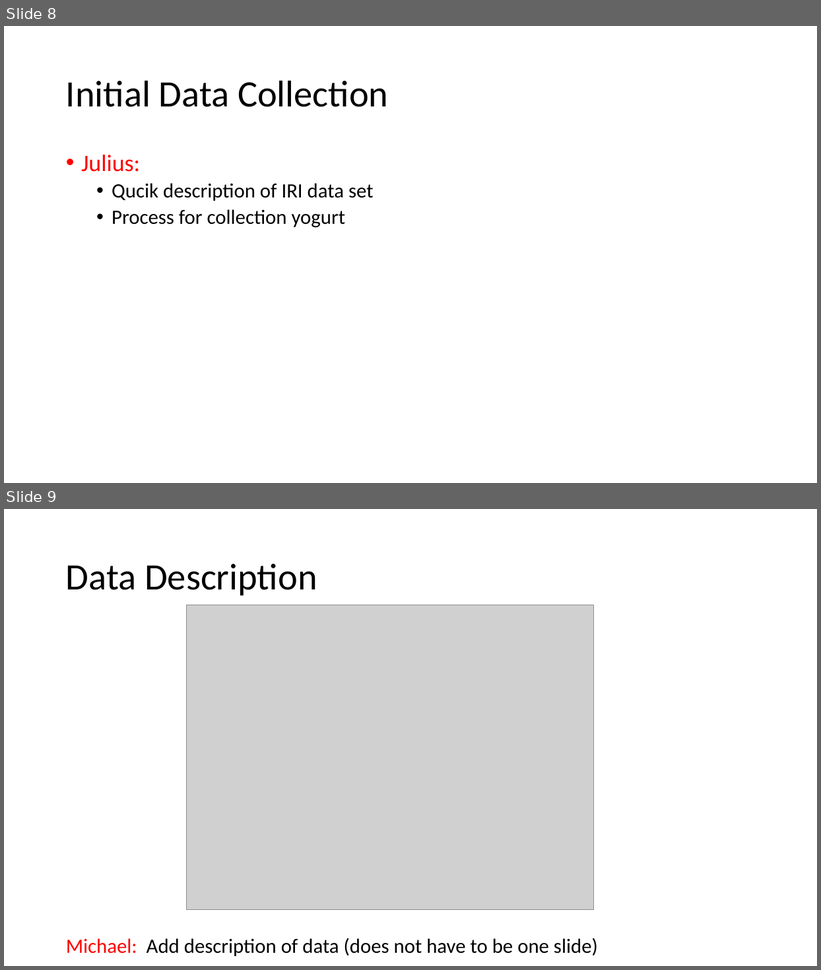
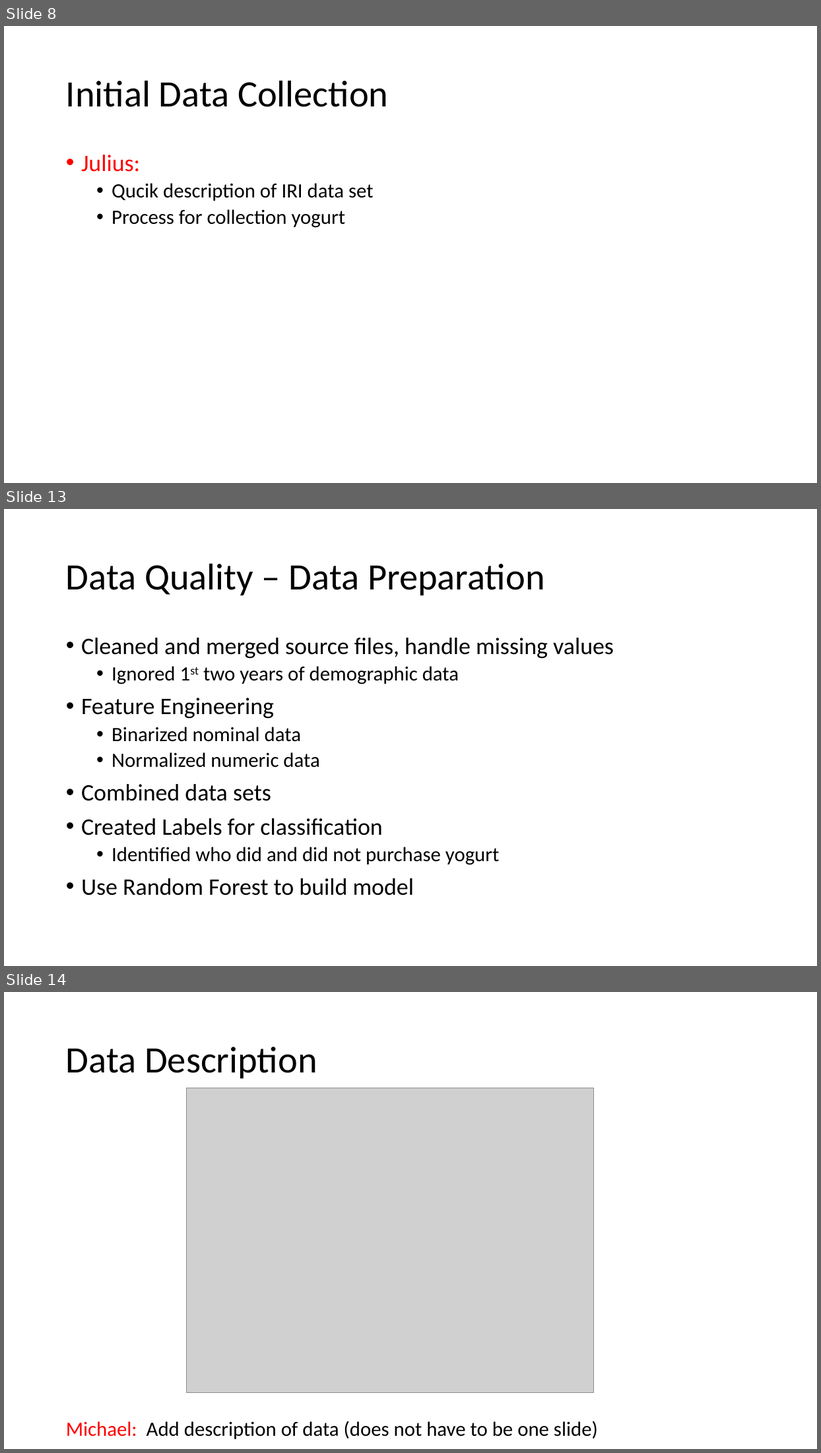
Before and after one commit to mGalarnyk/Machine_Learning_Froyo, a slide deck: Current_Powerpoint/Froyo_v2.pptx. Shown one above the other, each under a label of ours: slides 8 and 9 before the commit, slides 8, 13 and 14 after it; the slides between them are not shown. The pictures are 821x970 and 821x1453 pixels, drawn with LibreOffice and Linux fonts; fonts in the diff are those of the drawing; grey boxes stand for pictures. Boxes give left, top, right and bottom in pixels: in the first picture for what was removed or moved away, otherwise in the second. Text is boxed around its words. In the diff, an @@ line names an element or a change of style, - is before the commit and + after.

```diff
--- a/Current_Powerpoint/Froyo_v2.pptx
+++ b/Current_Powerpoint/Froyo_v2.pptx
@@ slide 13 added at bbox=[4, 509, 817, 966], background #FFFFFF @@
@@ title added at bbox=[66, 563, 545, 595], 44 pt, text #000000 @@
+Data Quality – Data Preparation
@@ text added at bbox=[81, 638, 614, 896], 28 pt, text #000000 @@
+• Cleaned and merged source files, handle missing values
+  • Ignored 1st two years of demographic data
+• Feature Engineering
+  • Binarized nominal data
+  • Normalized numeric data
+• Combined data sets
+• Created Labels for classification
+  • Identified who did and did not purchase yogurt
+• Use Random Forest to build model
@@ what was slide 9 is now slide 14 @@
```
Also in this commit, not shown: 4 other slides added, 1 other file.
